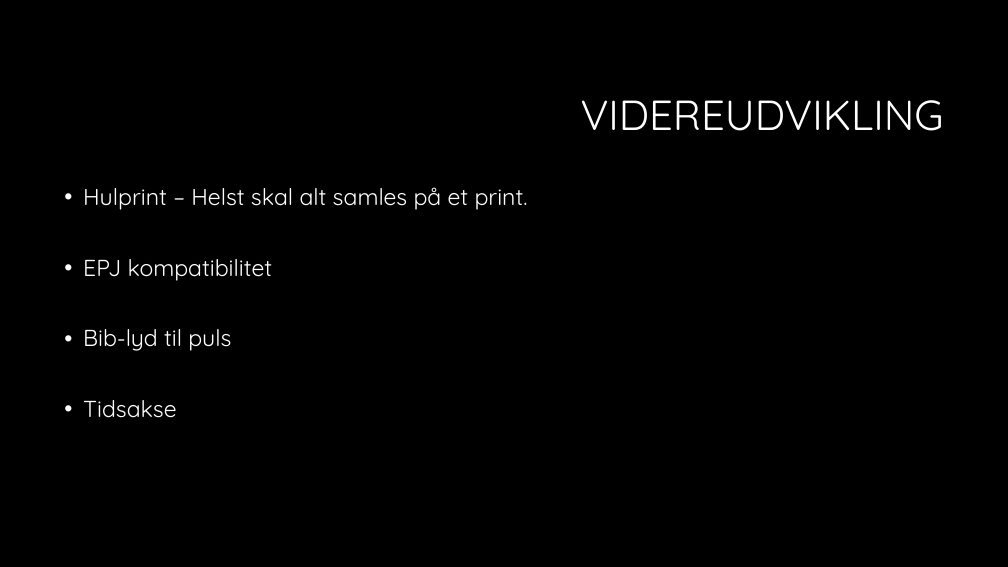
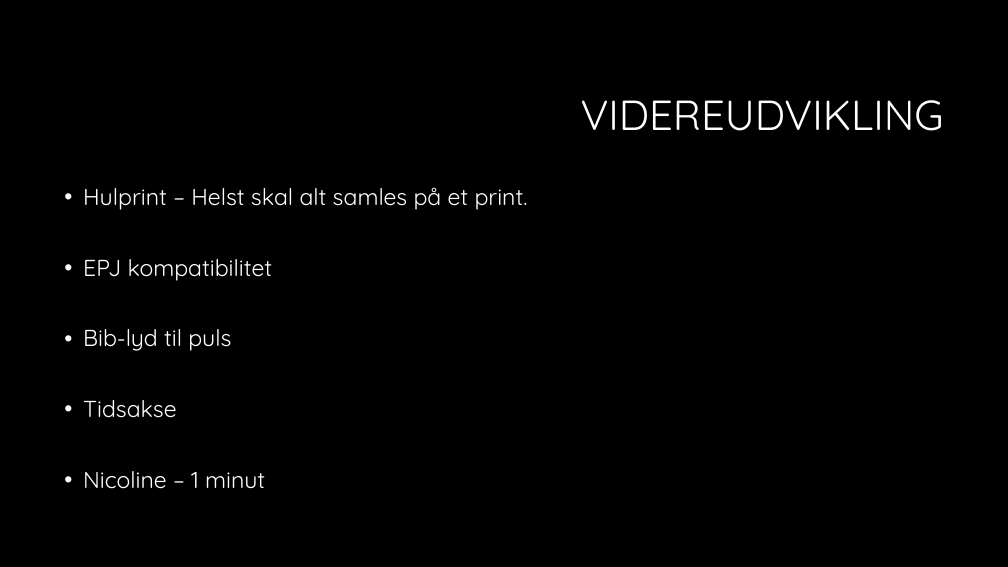
Before and after one commit to sarakirkeby/Semester-Projekt-3, a slide deck: slide 10 of Bifiler til projekt/Semesterprojekt 3.pptx. Drawn at 1008x567 pixels with LibreOffice and Linux fonts; fonts in the diff are those of the drawing; background and template pictures are left out. Boxes give left, top, right and bottom in pixels: in the first picture for what was removed or moved away, otherwise in the second. Text is boxed around its words. In the diff, an @@ line names an element or a change of style, - is before the commit and + after.

```diff
--- a/Bifiler til projekt/Semesterprojekt 3.pptx
+++ b/Bifiler til projekt/Semesterprojekt 3.pptx
@@ text at box(83, 471, 265, 489): paragraph added @@
+• Nicoline – 1 minut
```
Also in this commit, not shown: 8 other slides changed.
